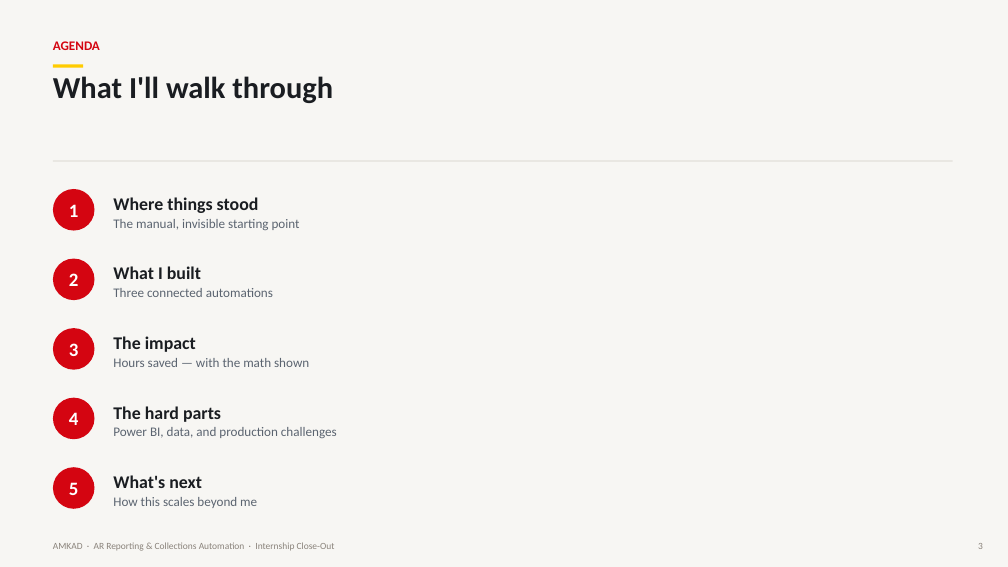
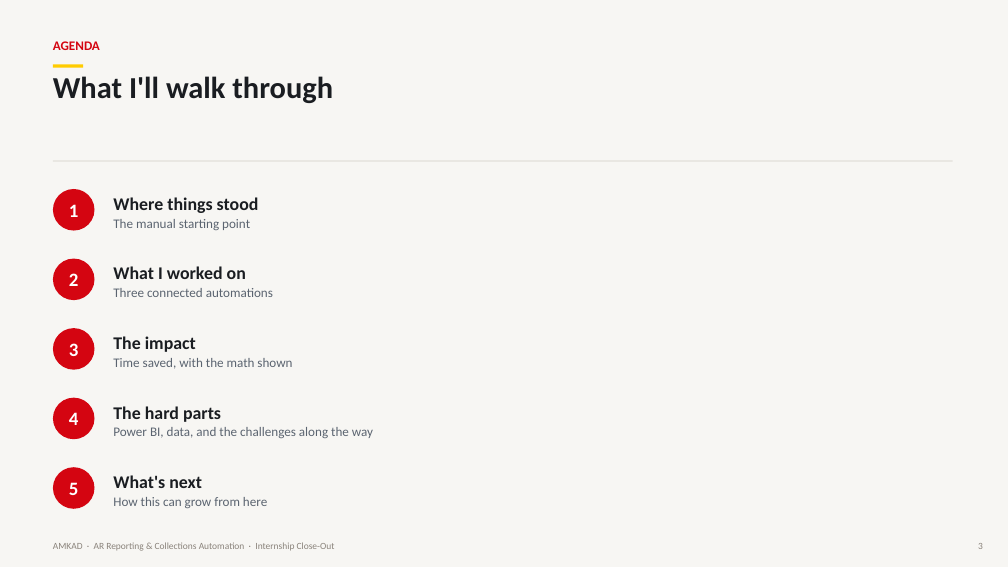
Before and after one commit to jkadadihi/Power-BI-, a slide deck: slide 3 of docs/AMKAD_Internship_Presentation.pptx. Drawn at 1008x567 pixels with LibreOffice and Linux fonts; fonts in the diff are those of the drawing. Boxes give left, top, right and bottom in pixels: in the first picture for what was removed or moved away, otherwise in the second. Text is boxed around its words. In the diff, an @@ line names an element or a change of style, - is before the commit and + after.

```diff
--- a/docs/AMKAD_Internship_Presentation.pptx
+++ b/docs/AMKAD_Internship_Presentation.pptx
@@ text at (113, 219, 250, 230): text changed @@
-The manual, invisible starting point
+The manual starting point
@@ text at (113, 266, 246, 279): text changed @@
-What I built
+What I worked on
@@ text at (113, 358, 292, 369): text changed @@
-Hours saved — with the math shown
+Time saved, with the math shown
@@ text at (113, 427, 373, 438): text changed @@
-Power BI, data, and production challenges
+Power BI, data, and the challenges along the way
@@ text at (113, 497, 267, 508): text changed @@
-How this scales beyond me
+How this can grow from here
```
Also in this commit, not shown: 12 other slides changed, 1 other file.
